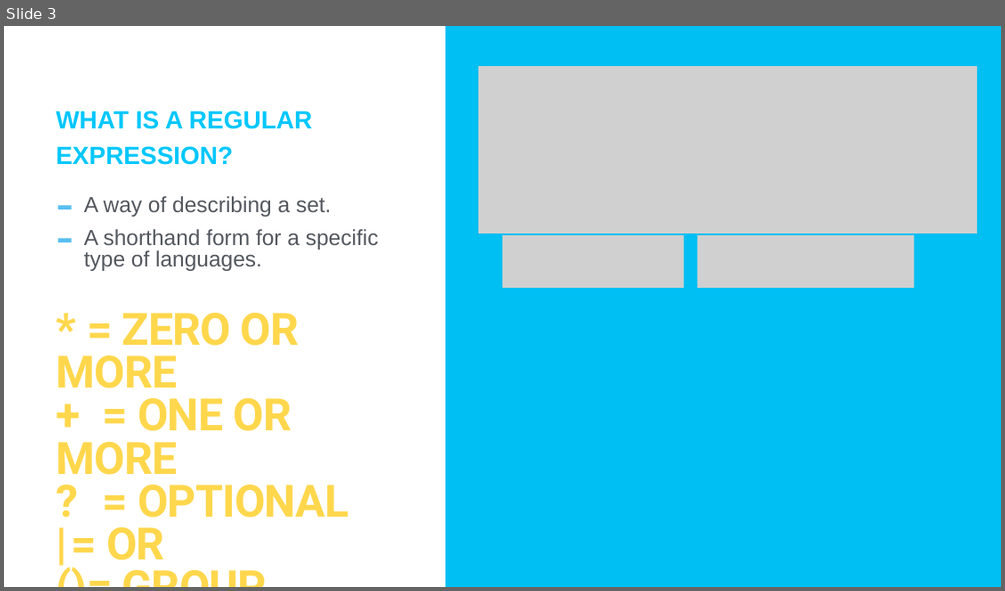
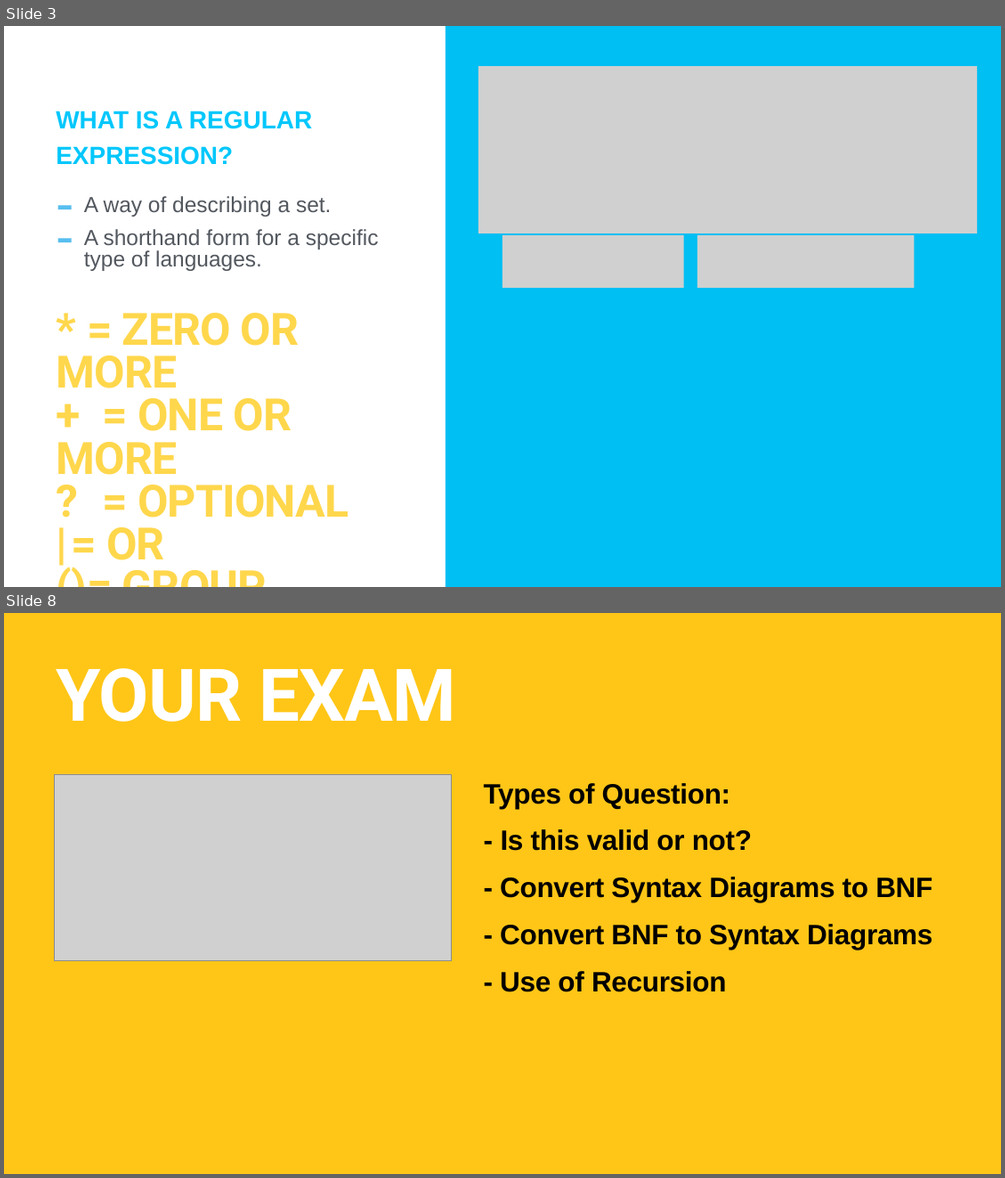
Before and after one commit to TommyWoodley/teaching, a slide deck: ALevel/RegularAndContextFreeLanguages/RegularExpressionsAndContextFreeLanguages.pptx. Shown one above the other, each under a label of ours: slide 3 before the commit, slides 3 and 8 after it; the slides between them are not shown. The pictures are 1005x591 and 1005x1178 pixels, drawn with LibreOffice and Linux fonts; fonts in the diff are those of the drawing; grey boxes stand for pictures. Boxes give left, top, right and bottom in pixels: in the first picture for what was removed or moved away, otherwise in the second. Text is boxed around its words. In the diff, an @@ line names an element or a change of style, - is before the commit and + after.

```diff
--- a/ALevel/RegularAndContextFreeLanguages/RegularExpressionsAndContextFreeLanguages.pptx
+++ b/ALevel/RegularAndContextFreeLanguages/RegularExpressionsAndContextFreeLanguages.pptx
@@ slide 8 added at bbox=[4, 613, 1001, 1174], background #FFC617 @@
@@ title added at bbox=[56, 668, 456, 722], 140 pt, text #FFFFFF, bold @@
+YOUR EXAM
@@ picture added at bbox=[54, 774, 451, 961] @@
@@ text added at bbox=[484, 783, 932, 992], 54 pt, text #000000, bold @@
+Types of Question:
+- Is this valid or not?
+- Convert Syntax Diagrams to BNF
+- Convert BNF to Syntax Diagrams
+- Use of Recursion
```
Also in this commit, not shown: 1 slide changed, 2 other slides added, 9 slides removed, 1 other file.
